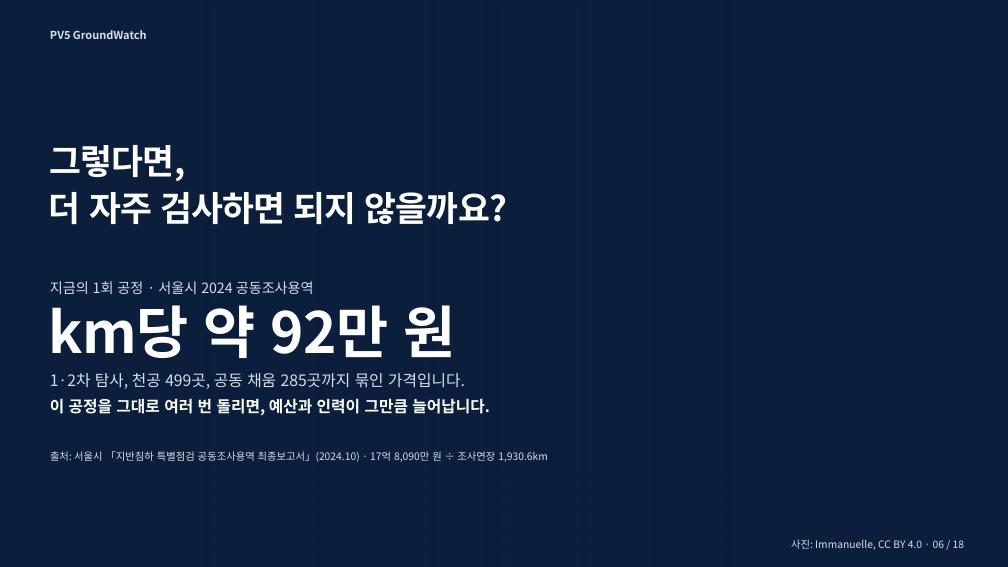
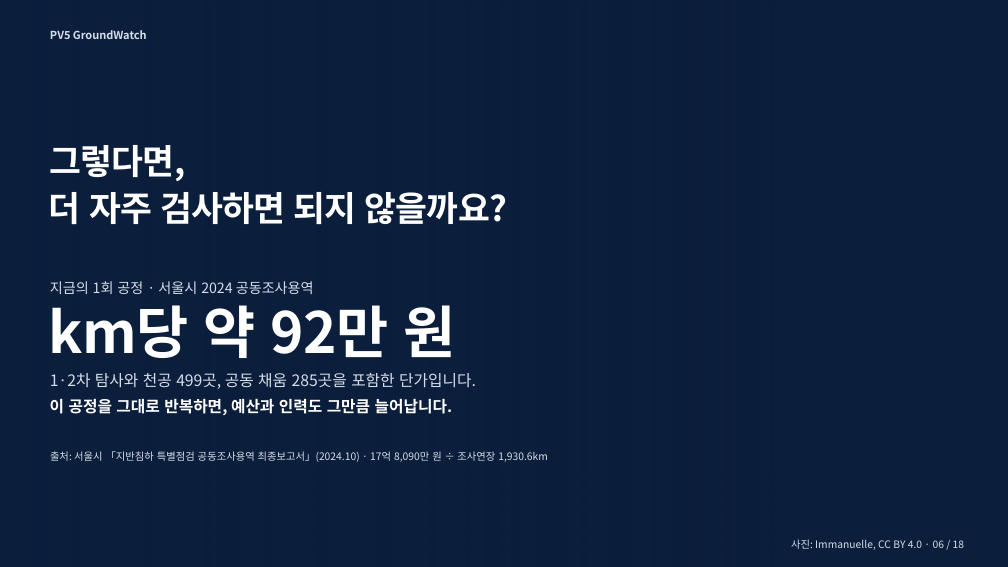
Before and after one commit to woojin-choe/pv5-hose-lab, a slide deck: slide 6 of ppt_all/PV5_GroundWatch_10_26.pptx. Drawn at 1008x567 pixels with LibreOffice and Linux fonts; fonts in the diff are those of the drawing; background and template pictures are left out. Boxes give left, top, right and bottom in pixels: in the first picture for what was removed or moved away, otherwise in the second. Text is boxed around its words. In the diff, an @@ line names an element or a change of style, - is before the commit and + after.

```diff
--- a/ppt_all/PV5_GroundWatch_10_26.pptx
+++ b/ppt_all/PV5_GroundWatch_10_26.pptx
@@ text at [50,373,476,389]: text changed @@
-1·2차 탐사, 천공 499곳, 공동 채움 285곳까지 묶인 가격입니다.
+1·2차 탐사와 천공 499곳, 공동 채움 285곳을 포함한 단가입니다.
@@ text at [50,398,453,415]: text changed @@
-이 공정을 그대로 여러 번 돌리면, 예산과 인력이 그만큼 늘어납니다.
+이 공정을 그대로 반복하면, 예산과 인력도 그만큼 늘어납니다.
```
Also in this commit, not shown: 15 other slides changed, 21 other files.
